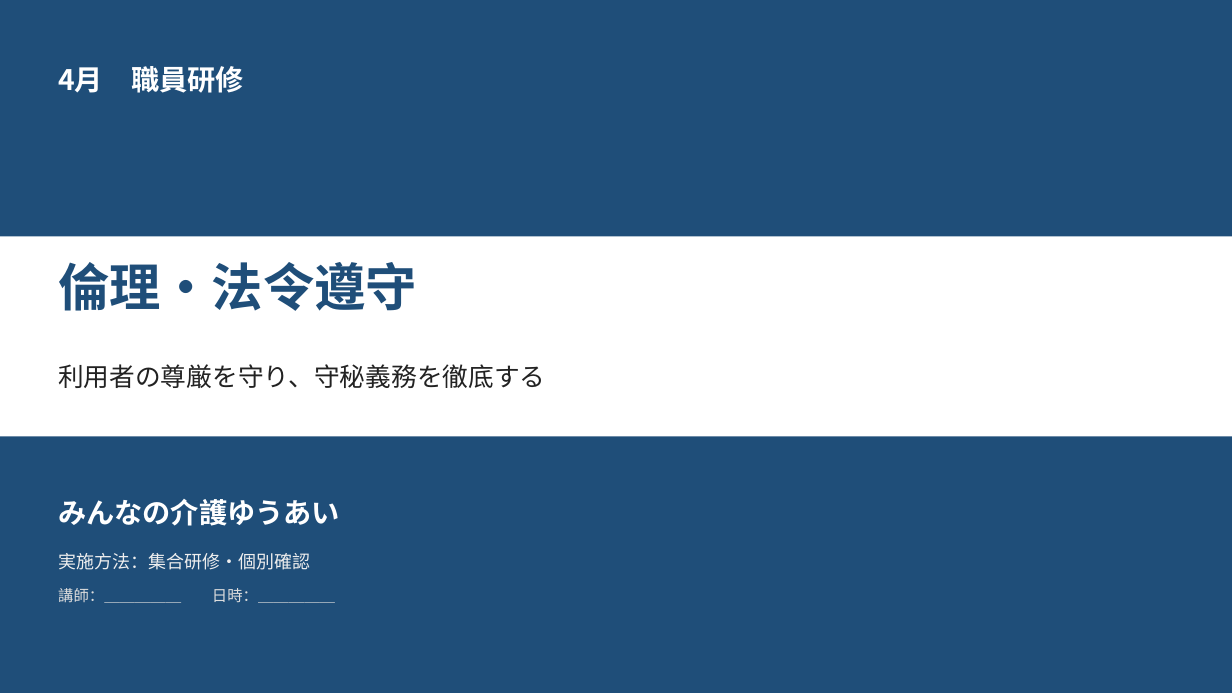
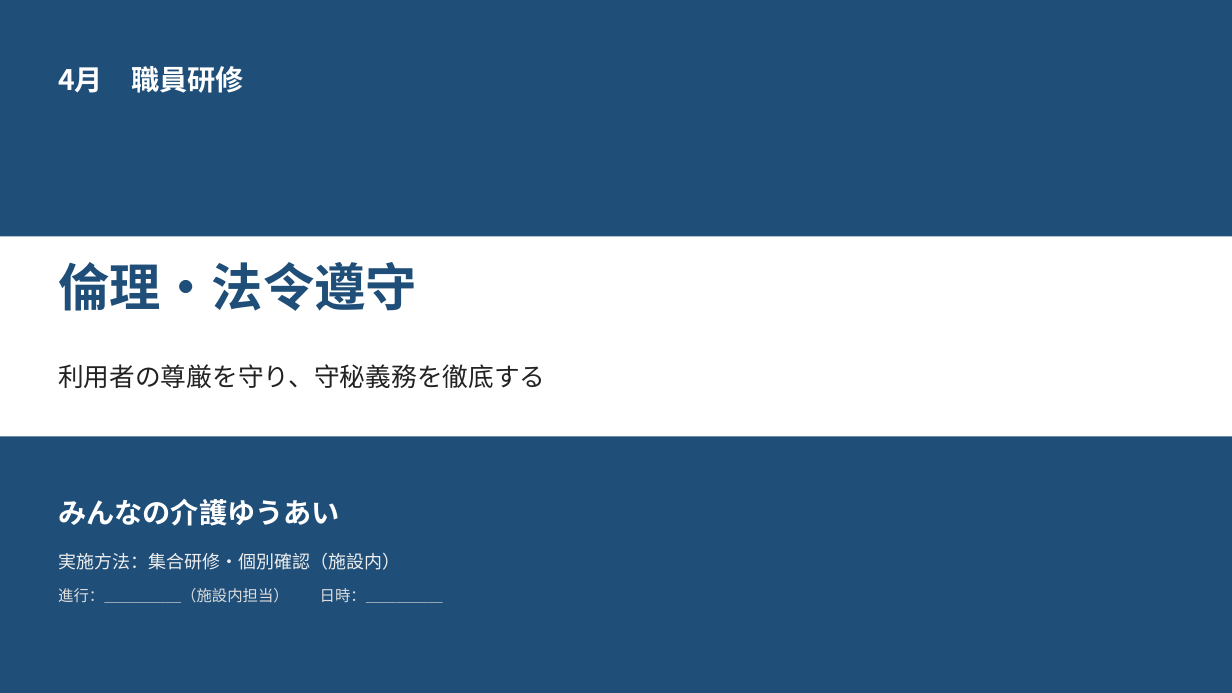
Before and after one commit to migarashi631985-hue/migration-plan, a slide deck: slide 1 of slides/04_倫理・法令遵守.pptx. Drawn at 1232x693 pixels with LibreOffice and Linux fonts; fonts in the diff are those of the drawing. Boxes give left, top, right and bottom in pixels: in the first picture for what was removed or moved away, otherwise in the second. Text is boxed around its words. In the diff, an @@ line names an element or a change of style, - is before the commit and + after.

```diff
--- a/slides/04_倫理・法令遵守.pptx
+++ b/slides/04_倫理・法令遵守.pptx
@@ text at (x1=58, y1=553, x2=400, y2=570): text changed @@
-実施方法：集合研修・個別確認
+実施方法：集合研修・個別確認（施設内）
@@ text at (x1=58, y1=588, x2=443, y2=603): text changed @@
-講師：＿＿＿＿＿ 日時：＿＿＿＿＿
+進行：＿＿＿＿＿（施設内担当） 日時：＿＿＿＿＿
```
Also in this commit, not shown: 8 other slides changed, 10 slides added, 2 other files.
